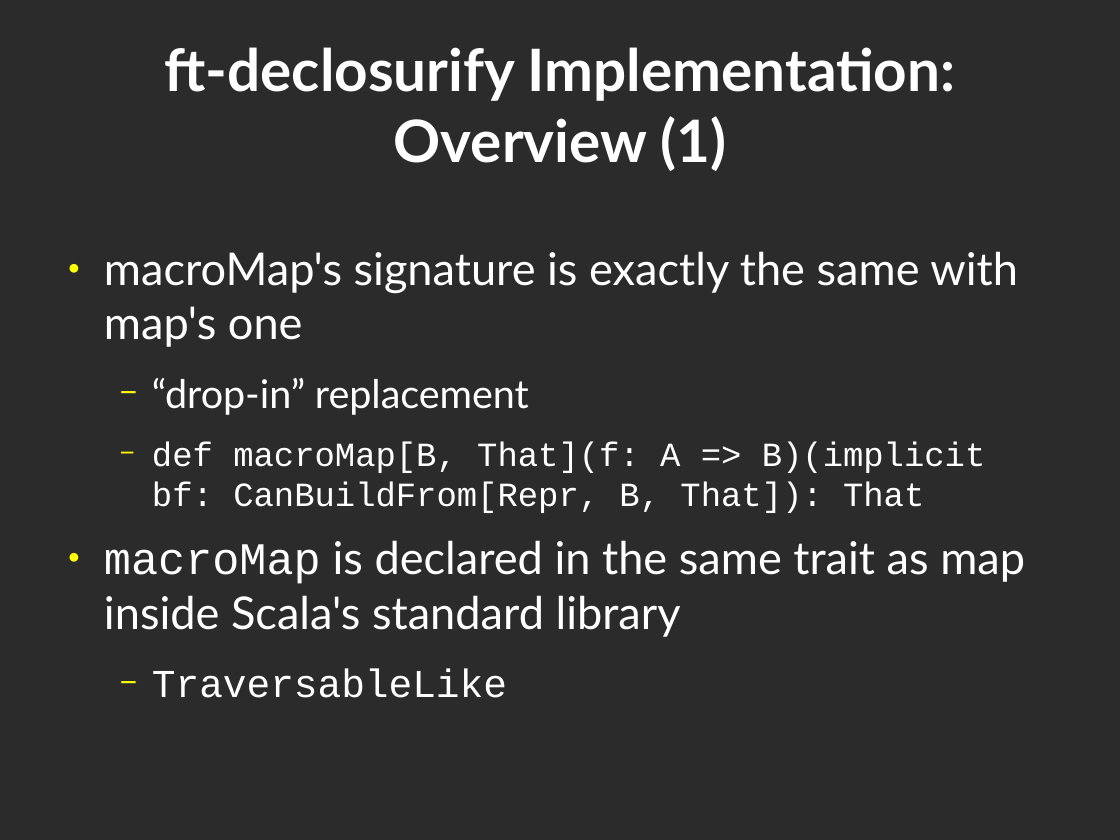
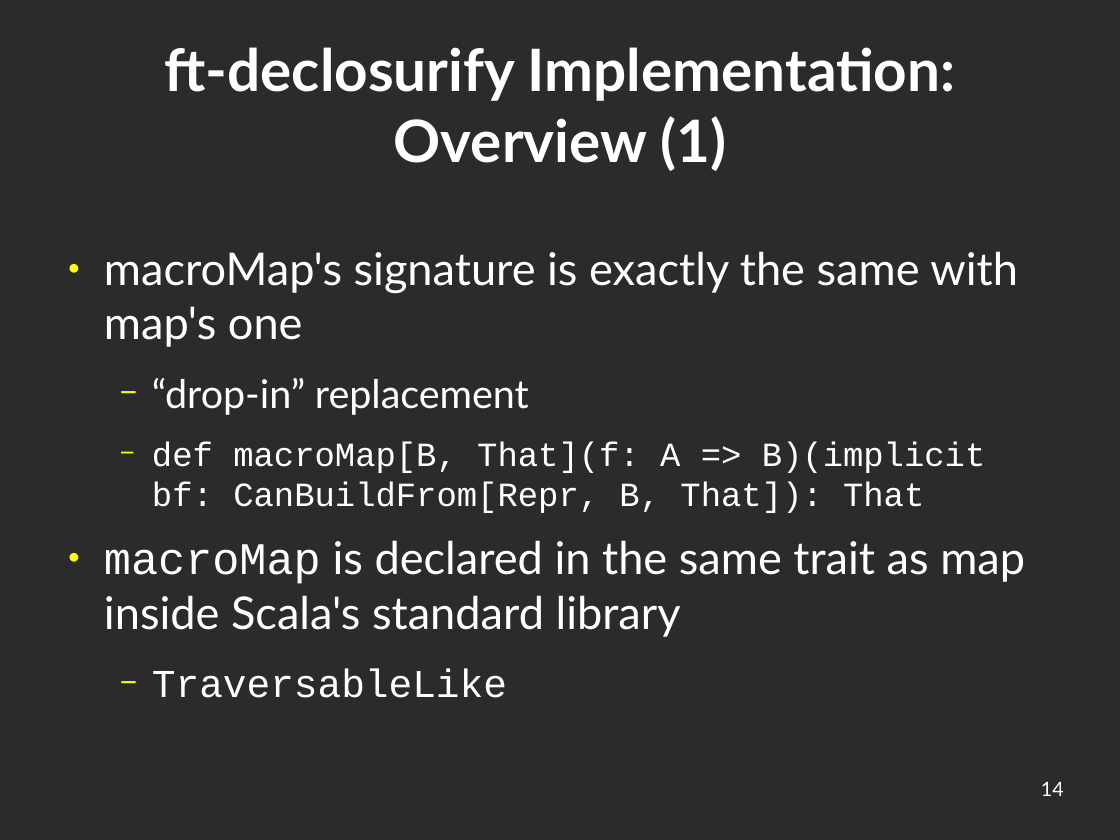
Before and after one commit to geo-kollias/msc-thesis-tex, a slide deck: slide 14 of geokollias_msc_thesis_pres.odp. Drawn at 1120x840 pixels with LibreOffice and Linux fonts; fonts in the diff are those of the drawing; background and template pictures are left out; a plain dark background stands for a picture behind light text. Boxes give left, top, right and bottom in pixels: in the first picture for what was removed or moved away, otherwise in the second. Text is boxed around its words. In the diff, an @@ line names an element or a change of style, - is before the commit and + after.

```diff
--- a/geokollias_msc_thesis_pres.odp
+++ b/geokollias_msc_thesis_pres.odp
@@ page number added at [1041,782,1064,796], 14 pt, text #FFFFFF @@
+14
```
Also in this commit, not shown: 24 other slides changed.
